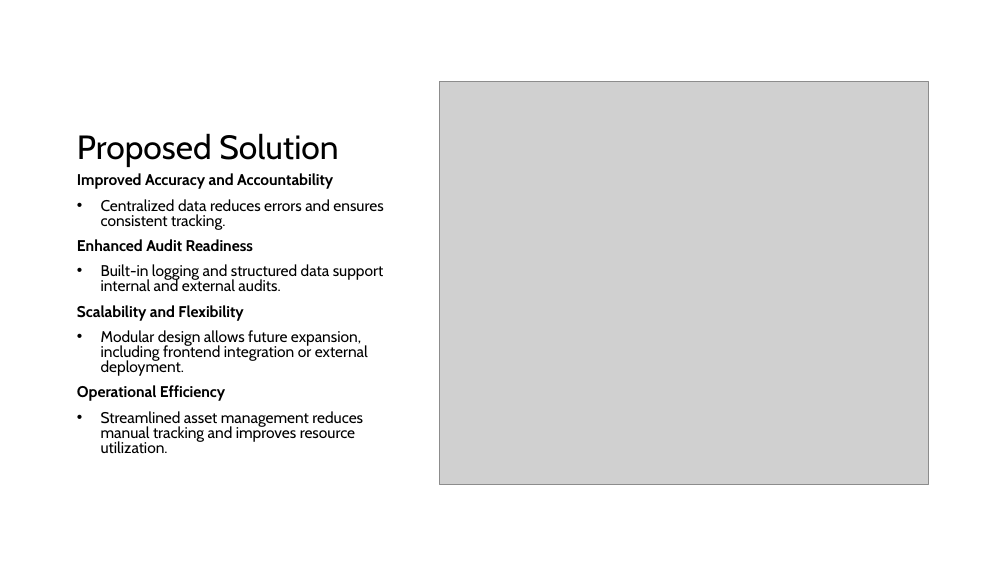
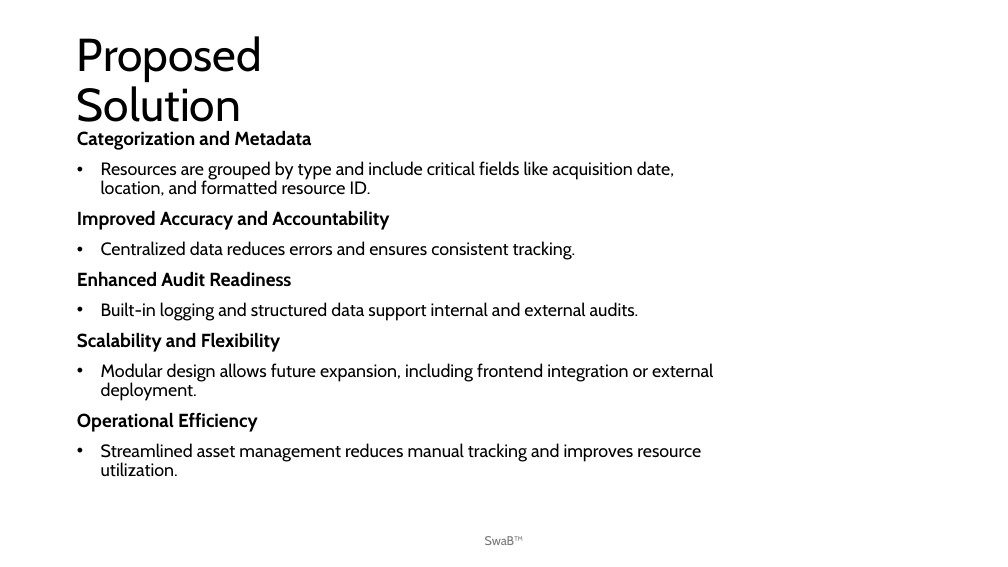
Before and after one commit to cwarstler24/NextGenTeamBlue, a slide deck: slide 9 of Documentation/Vision Document PowerPoint.pptx (slide 7 before the commit). Drawn at 1008x567 pixels with LibreOffice and Linux fonts; fonts in the diff are those of the drawing; grey boxes stand for pictures. Boxes give left, top, right and bottom in pixels: in the first picture for what was removed or moved away, otherwise in the second. Text is boxed around its words. In the diff, an @@ line names an element or a change of style, - is before the commit and + after.

```diff
--- a/Documentation/Vision Document PowerPoint.pptx
+++ b/Documentation/Vision Document PowerPoint.pptx
@@ title "Proposed Solution": place and size @@
-title "Proposed Solution" at [77,133,338,167]
+title "Proposed Solution" at [77,36,262,132]
@@ title "Proposed Solution" at [77,36,262,132]: size 32 to 44 pt; vertical alignment bottom to middle @@
@@ picture removed at [439,82,928,485] @@
@@ text "Categorization and Metadata": place and size @@
-text "Categorization and Metadata" at [77,173,384,453]
+text "Categorization and Metadata" at [77,130,713,477]
@@ text at [77,130,674,196]: paragraphs added @@
+Categorization and Metadata
+• Resources are grouped by type and include critical fields like acquisition date, location, and formatted resource ID.
@@ text at [77,210,713,477]: size 14.8 to 18 pt in "Improved Accuracy and Accountability", "Enhanced Audit Readiness", "Scalability and Flexibility", "Operational Efficiency"; size 14.8 to 17 pt in "Centralized data reduces errors and ensures consistent ...", "Built-in logging and structured data support internal ...", "Modular design allows future expansion, including frontend ...", "Streamlined asset management reduces manual tracking and ..."; line spacing 0.8 to 0.9 @@
@@ text added at [485,536,524,545], 12 pt, text #797979 @@
+SwaB™
```
Also in this commit, not shown: 12 other slides changed, 5 slides added, 1 slide removed, 2 other files.
